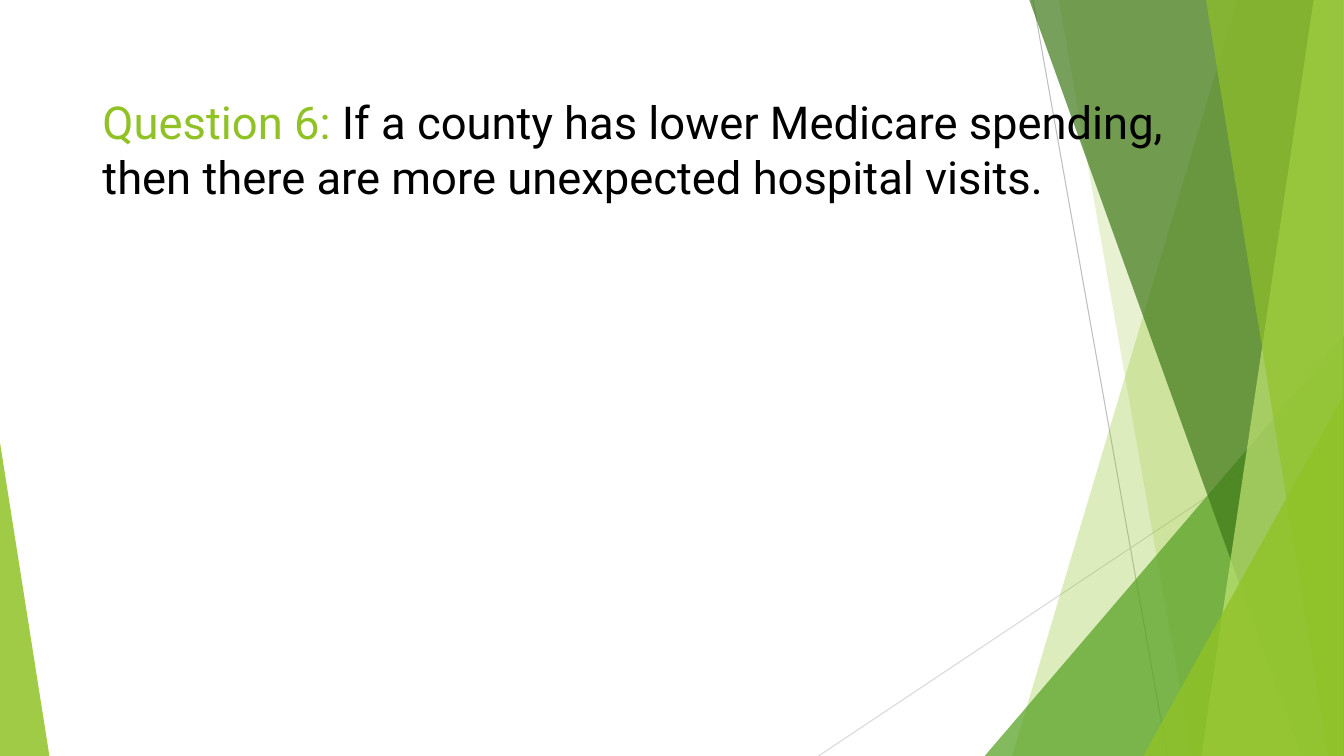
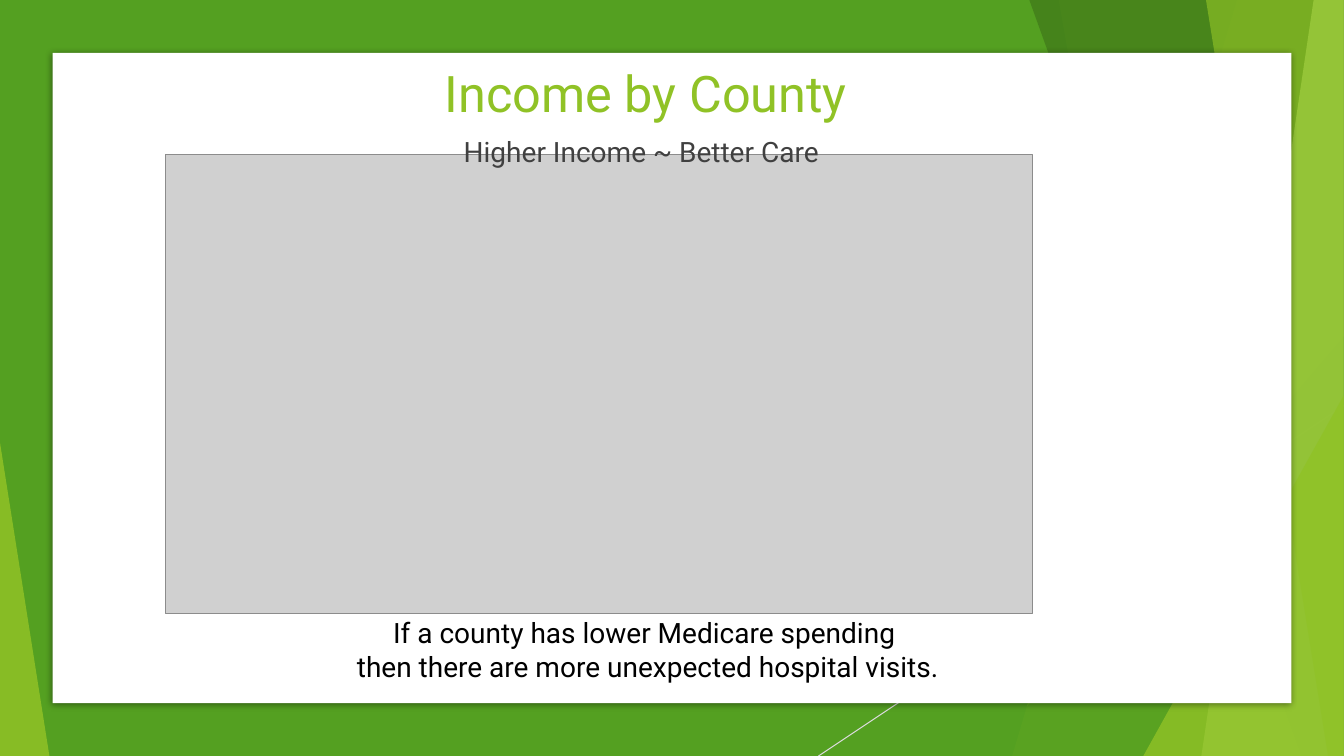
Before and after one commit to TedMur/SnakeBait, a slide deck: slide 11 of SnakeBitePresentation.pptx (slide 12 before the commit). Drawn at 1344x756 pixels with LibreOffice and Linux fonts; fonts in the diff are those of the drawing; grey boxes stand for pictures. Boxes give left, top, right and bottom in pixels: in the first picture for what was removed or moved away, otherwise in the second. Text is boxed around its words. In the diff, an @@ line names an element or a change of style, - is before the commit and + after.

```diff
--- a/SnakeBitePresentation.pptx
+++ b/SnakeBitePresentation.pptx
@@ rectangle added at [0, 0, 1344, 756], fill #54A021 @@
@@ line removed from (1033, 0) to (1168, 756) @@
@@ rectangle added at [52, 53, 1292, 704], fill #FFFFFF @@
@@ title added at [445, 74, 846, 123], 36 pt, text #90C226 @@
+Income by County
@@ text added at [464, 137, 819, 168], 20 pt, text #404040 @@
+Higher Income ~ Better Care
@@ picture added at [165, 154, 1032, 614] @@
@@ line removed from (1344, 406) to (819, 756) @@
@@ group added at [0, 0, 1344, 756]: 5 freeform shapes, 3 triangles, 1 line @@
@@ group added at [0, 0, 1344, 756]: 5 freeform shapes, 3 triangles, 1 line @@
@@ text at [357, 621, 938, 683]: text changed; size 32.4 to 20 pt @@
-Question 6: If a county has lower Medicare spending, then there are more unexpected hospital visits.
+If a county has lower Medicare spending
+then there are more unexpected hospital visits.
```
Also in this commit, not shown: 4 other slides changed, 1 slide removed.
